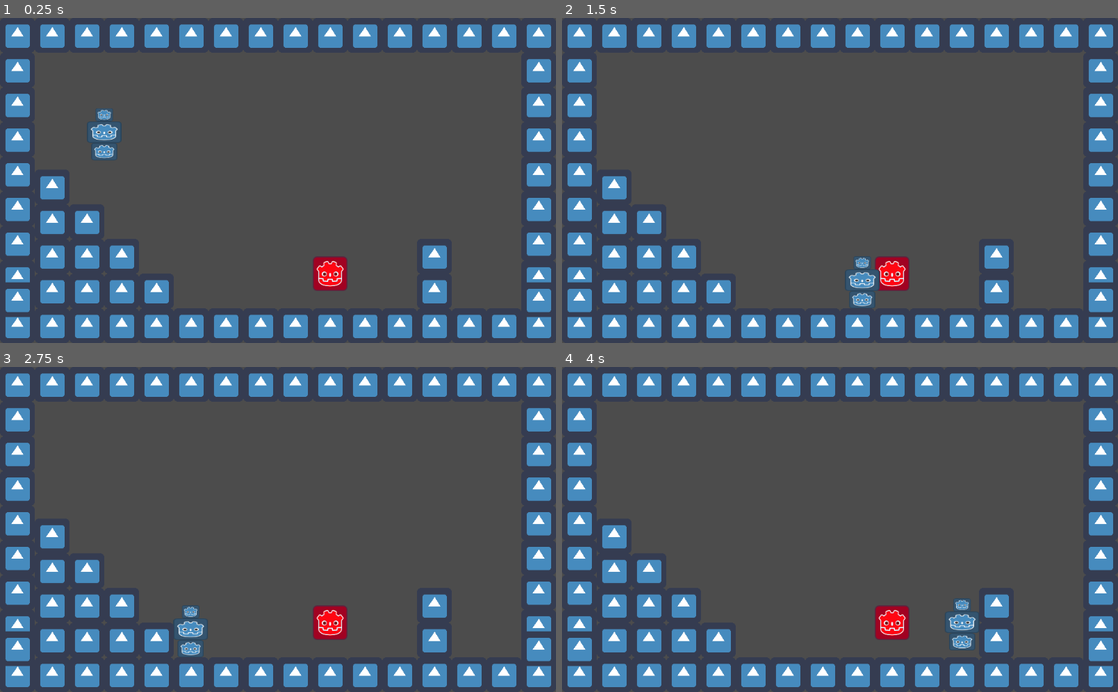
Above: before the commit, frames 1-4 (two rows, left to right).
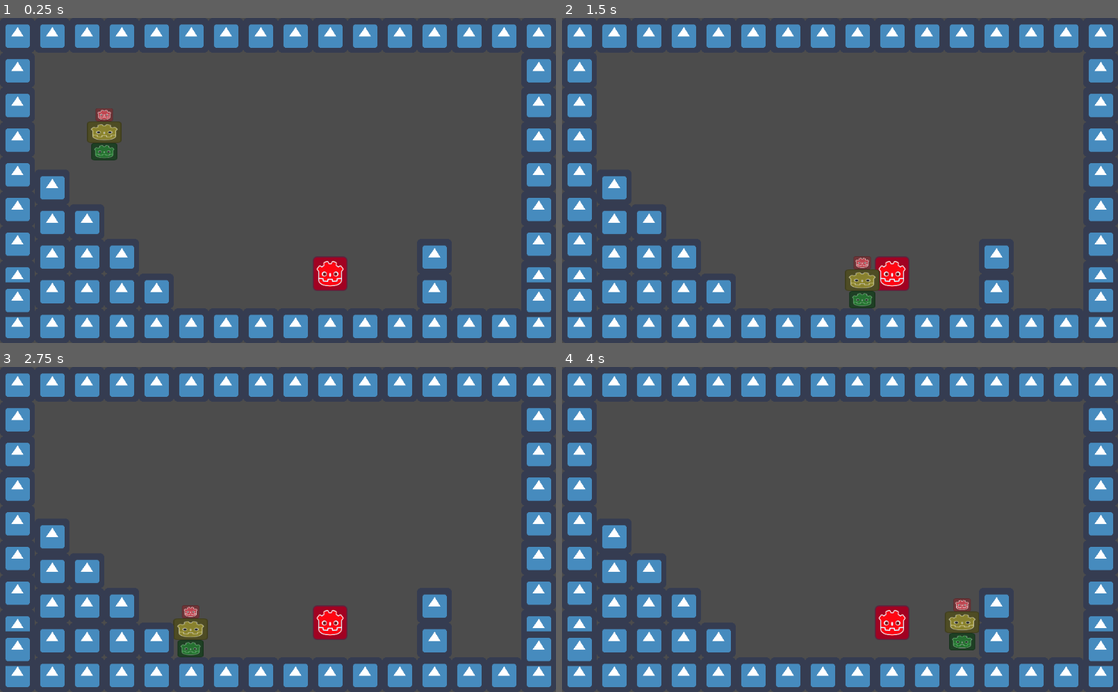
Above: after the commit, the same moments.

Repository: goodguyplayer/GameJam-GWJ53
Game: Godot game, scene res://World/World.tscn
Two runs of this game, one before a commit and one after it. Both use one fixed random seed, a clock stepped at 60 frames per second and the inputs below. The engine's default icon, where the game draws it, is replaced by a stand-in: a white triangle on a blue panel in a dark square.
Inputs:
- Up to frame 1 (0.25 s): no input
- Up to frame 2 (1.5 s): hold Right (ui_right) from 0.53 s (still down); tap Up (ui_up) at 0.77 s
- Up to frame 3 (2.75 s): tap Up (ui_up) at 1.52 s; release Right (ui_right) at 2.03 s; hold Left (ui_left) from 2.03 s (still down)
- Up to frame 4 (4 s): release Left (ui_left) at 2.78 s; hold Right (ui_right) from 2.78 s (still down); tap Up (ui_up) at 3.02, 3.77 s

The runs differ from the first frame. In frame 1, 0.8% of the frame differs, in the area x 15-22%, y 27-44%; in frame 2, 0.8%, in the area x 50-58%, y 73-90%; in frame 3, 0.8%; in frame 4, 0.8%.

Commit message:
Images changed for now.
Because why not

Diff:
--- a/GameJam-GWJ53/Parts/Torso/Torso0.tscn
+++ b/GameJam-GWJ53/Parts/Torso/Torso0.tscn
@@ -1,7 +1,7 @@
 [gd_scene load_steps=5 format=2]
 
 [ext_resource path="res://Triggerboxes/Hurtbox.tscn" type="PackedScene" id=1]
-[ext_resource path="res://Parts/Legs/Legs0.png" type="Texture" id=2]
+[ext_resource path="res://Parts/Torso/Torso0.png" type="Texture" id=2]
 [ext_resource path="res://Parts/Torso/TorsoStats.tscn" type="PackedScene" id=3]
 
 [sub_resource type="RectangleShape2D" id=1]
Binary file changed: GameJam-GWJ53/Parts/Head/Head0.png
Binary file changed: GameJam-GWJ53/Parts/Legs/Legs0.png
Binary file removed: GameJam-GWJ53/Parts/Torso.png
Binary file added: GameJam-GWJ53/Parts/Torso/Torso0.png
Not shown, changed: GameJam-GWJ53/Parts/Torso/Torso0.png.import
